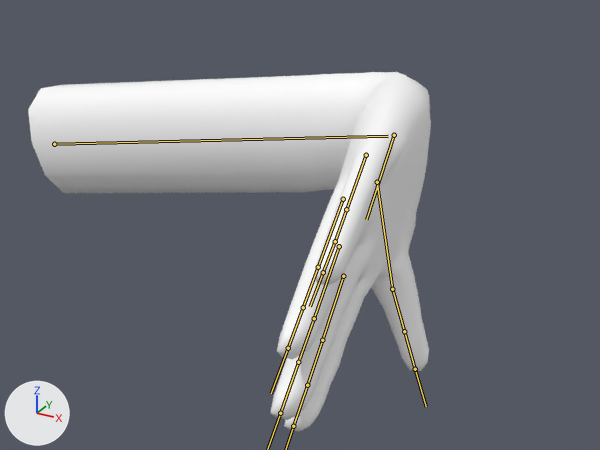
An edit to the FBX model Assets/JJJ/Objects/Hand/Hand.fbx, drawn before and after from the same camera.
Both versions are drawn from a 50 mm camera at (5.65, -5.64, -1.77) aimed at (2.79, -0.44, -4.38). Arrows for +X, +Y and +Z are at lower left; the lights stay in place. Both versions are drawn at frame 1 of the action 'HandArmature|OfudaL_start'; the numbers are the values there. The bones that bend it are drawn over the model as lines.

In view in the first picture: 'HandMesh'.
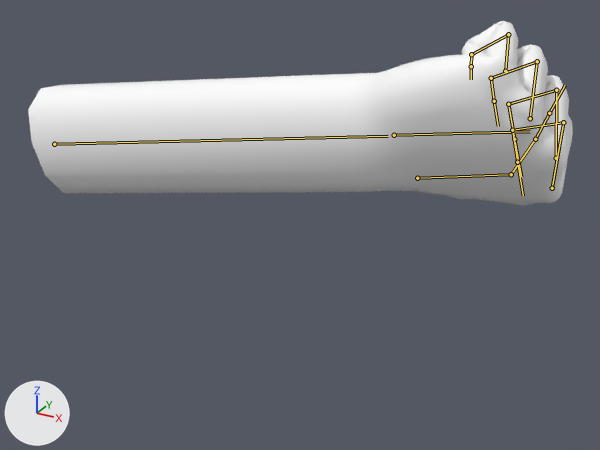
The edits, one by one:
Bone 'Hand' (bone_hand) turns from (80, 0, -20) to (0, 15, 0) degrees about its own x, y and z.
Bone 'ThumbProximal' (bone_thumbproximal) turns from (0, 0, 0) to (-14, -11, 0) degrees about its own x, y and z.
Bone 'ThumbIntermediate' (bone_thumbintermediate) turns from (0, 0, 0) to (-58, 23, -7) degrees about its own x, y and z.
Bone 'ThumbDistal' (bone_thumbdistal) turns from (0, 0, 0) to (-39, 14, 15) degrees about its own x, y and z.
Bone 'LittleProximal' (bone_littleproximal) moves from (0.02, 0.08, 0.03) to (0.0, 0.0, 0.0).
Bone 'LittleProximal' (bone_littleproximal) turns from (0, 0, 0) to (-101, -14, -5) degrees about its own x, y and z.
Bone 'LittleIntermediate' (bone_littleintermediate) turns from (0, 0, 0) to (-95, -23, -6) degrees about its own x, y and z.
Bone 'LittleDistal' (bone_littledistal) turns from (0, 0, 0) to (-90, 0, 0) degrees about its own x, y and z.
Bone 'MiddleProximal' (bone_middleproximal) turns from (0, 0, 0) to (-99, 2, 1) degrees about its own x, y and z.
Bone 'MiddleIntermediate' (bone_middleintermediate) turns from (0, 0, 0) to (-101, 0, 0) degrees about its own x, y and z.
Bone 'MiddleDistal' (bone_middledistal) turns from (0, 0, 0) to (-88, 0, 0) degrees about its own x, y and z.
Bone 'IndexProximal' (bone_indexproximal) turns from (0, 0, 0) to (-91, 6, 3) degrees about its own x, y and z.
Bone 'IndexIntermediate' (bone_indexintermediate) turns from (0, 0, 0) to (-103, 9, 0) degrees about its own x, y and z.
Bone 'IndexDistal' (bone_indexdistal) turns from (0, 0, 0) to (-93, 0, 0) degrees about its own x, y and z.
Bone 'RingProximal' (bone_ringproximal) moves from (0.02, 0.05, 0.02) to (0.0, 0.0, 0.0).
Bone 'RingProximal' (bone_ringproximal) turns from (0, 0, 0) to (-97, -6, -3) degrees about its own x, y and z.
Bone 'RingIntermediate' (bone_ringintermediate) turns from (0, 0, 0) to (-101, -11, -1) degrees about its own x, y and z.
Bone 'RingDistal' (bone_ringdistal) turns from (0, 0, 0) to (-90, 0, 0) degrees about its own x, y and z.

Location of each change, (x1, y1, x2, y2) in pixels of the pictures (600 x 450 px):
'HandMesh', posed (35% wider, 48% shorter)
    before: (28, 72, 431, 432)
    after: (28, 21, 573, 206)
bone 'Hand', root to tip
    before: (394, 135) to (366, 219)
    after: (394, 135) to (530, 131)
bone 'ThumbProximal', root to tip
    before: (377, 182) to (392, 289)
    after: (417, 178) to (511, 174)
bone 'ThumbIntermediate', root to tip
    before: (392, 289) to (404, 331)
    after: (511, 174) to (535, 139)
bone 'ThumbDistal', root to tip
    before: (404, 331) to (415, 369)
    after: (535, 139) to (549, 113)
bone 'LittleProximal', root to tip
    before: (366, 155) to (346, 209)
    after: (505, 71) to (508, 34)
bone 'LittleIntermediate', root to tip
    before: (346, 209) to (335, 241)
    after: (508, 34) to (471, 54)
bone 'LittleDistal', root to tip
    before: (335, 241) to (323, 272)
    after: (471, 54) to (471, 66)
bone 'MiddleProximal', root to tip
    before: (339, 246) to (314, 318)
    after: (556, 158) to (556, 90)
bone 'MiddleIntermediate', root to tip
    before: (314, 318) to (298, 362)
    after: (556, 90) to (508, 104)
bone 'MiddleDistal', root to tip
    before: (298, 362) to (280, 413)
    after: (508, 104) to (514, 139)
bone 'IndexProximal', root to tip
    before: (343, 276) to (322, 340)
    after: (552, 188) to (563, 122)
bone 'IndexIntermediate', root to tip
    before: (322, 340) to (307, 385)
    after: (563, 122) to (512, 130)
bone 'IndexDistal', root to tip
    before: (307, 385) to (293, 426)
    after: (512, 130) to (517, 162)
bone 'RingProximal', root to tip
    before: (343, 199) to (318, 267)
    after: (530, 118) to (537, 61)
bone 'RingIntermediate', root to tip
    before: (318, 267) to (303, 307)
    after: (537, 61) to (491, 78)
bone 'RingDistal', root to tip
    before: (303, 307) to (288, 348)
    after: (491, 78) to (494, 101)
